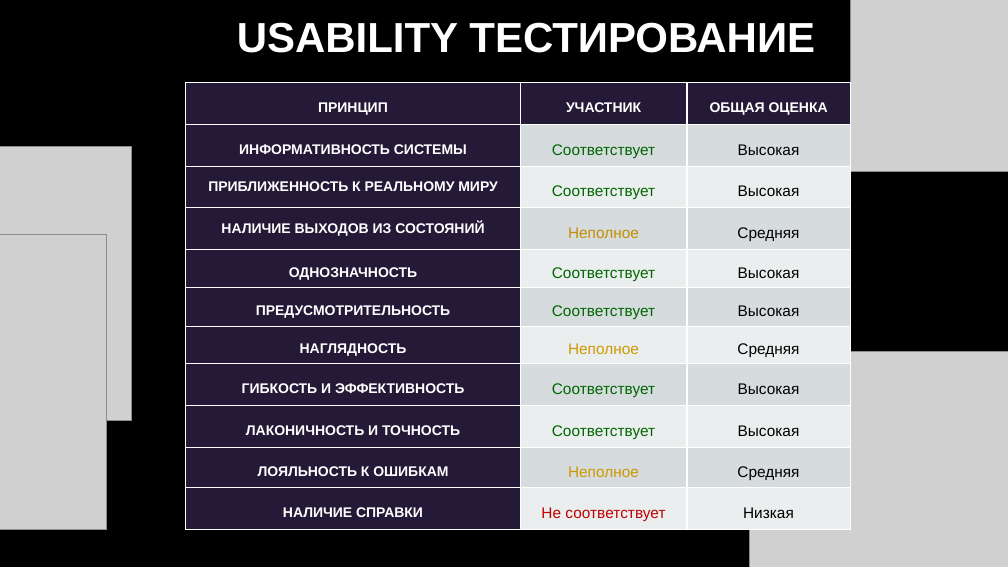
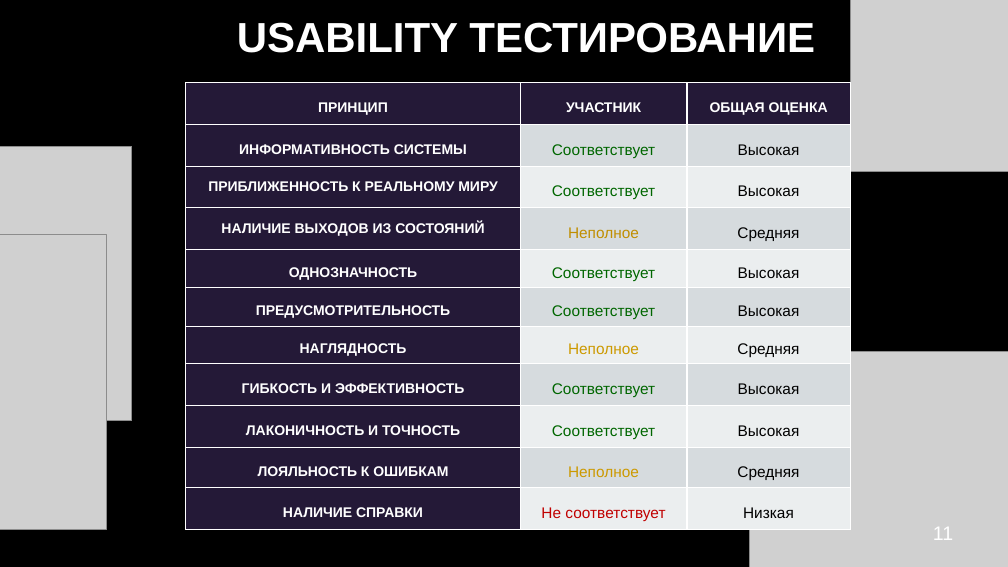
Before and after one commit to WannaBeGuineaPig/Quill-project, a slide deck: slide 11 of documents/Документы по нашей программе/QUILL.pptx. Drawn at 1008x567 pixels with LibreOffice and Linux fonts; fonts in the diff are those of the drawing; grey boxes stand for pictures. Boxes give left, top, right and bottom in pixels: in the first picture for what was removed or moved away, otherwise in the second. Text is boxed around its words. In the diff, an @@ line names an element or a change of style, - is before the commit and + after.

```diff
--- a/documents/Документы по нашей программе/QUILL.pptx
+++ b/documents/Документы по нашей программе/QUILL.pptx
@@ text added at [933,527,953,540], 14 pt, text #FFFFFF @@
+11
```
Also in this commit, not shown: 11 other slides changed, 2 slides added.
